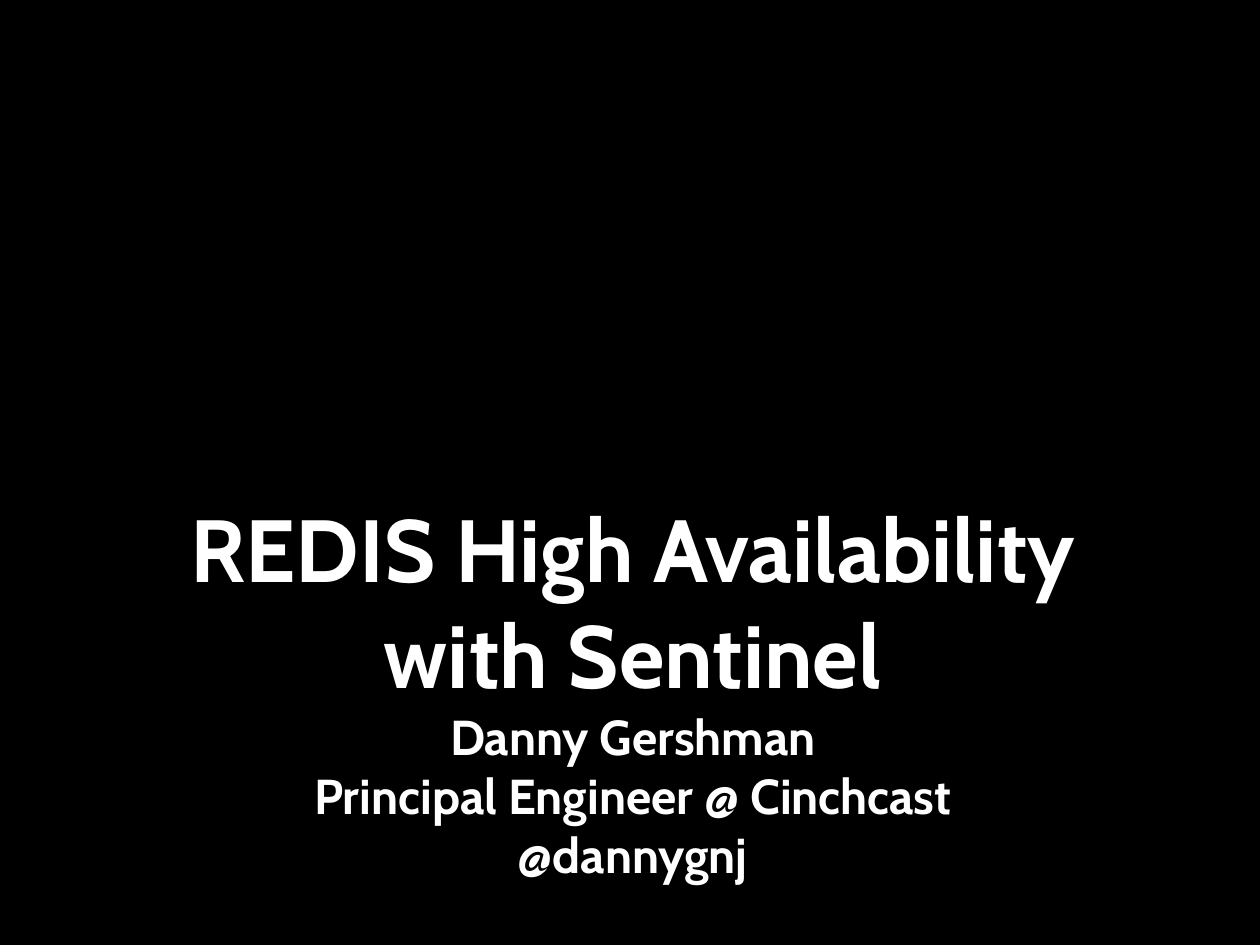
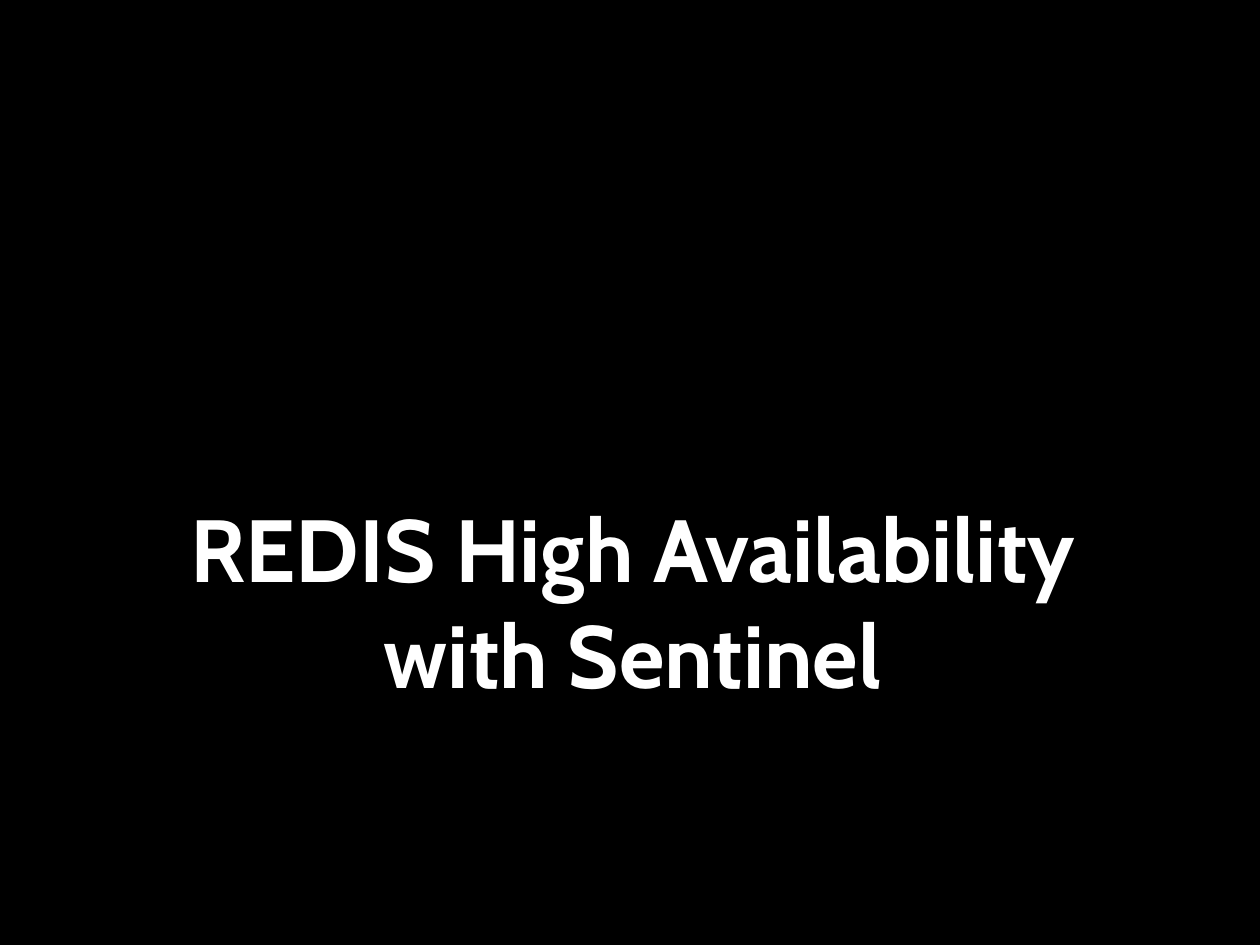
Before and after one commit to dgershman/high-availability-demo, a slide deck: slide 1 of REDIS High Availability with Sentinel.pptx. Drawn at 1260x945 pixels with LibreOffice and Linux fonts; fonts in the diff are those of the drawing; background and template pictures are left out. Boxes give left, top, right and bottom in pixels: in the first picture for what was removed or moved away, otherwise in the second. Text is boxed around its words. In the diff, an @@ line names an element or a change of style, - is before the commit and + after.

```diff
--- a/REDIS High Availability with Sentinel.pptx
+++ b/REDIS High Availability with Sentinel.pptx
@@ subtitle removed at [314,718,951,884] @@
-Danny Gershman
-Principal Engineer @ Cinchcast
-@dannygnj
```
Also in this commit, not shown: 1 slide added.
